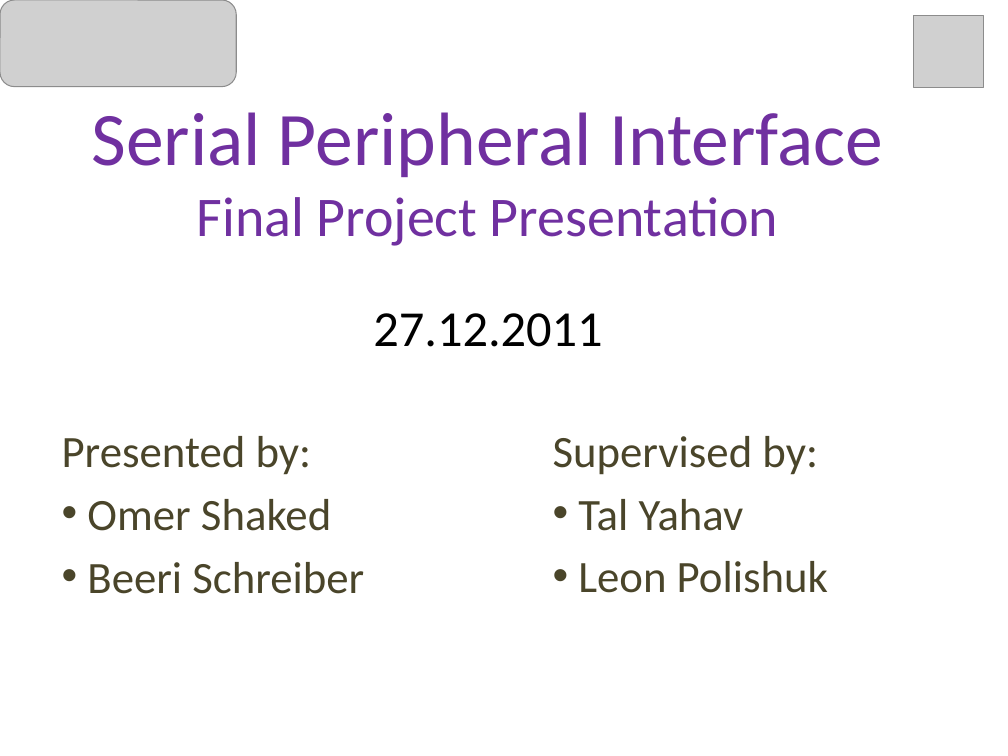
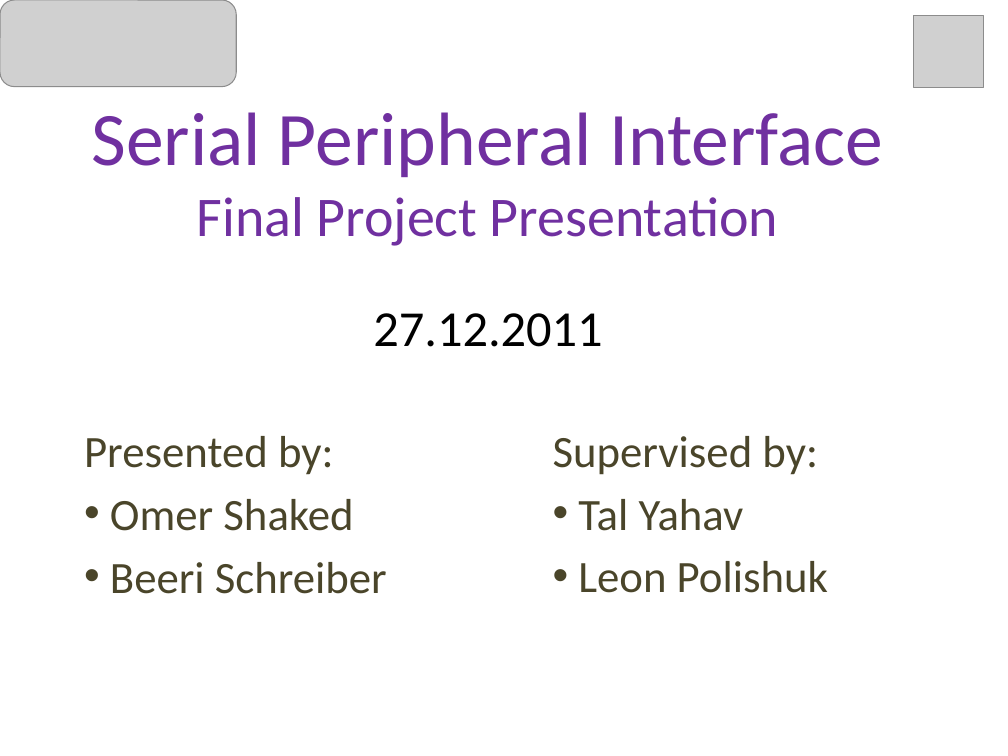
Before and after one commit to dengqingyong/vlsi-spi, a slide deck: slide 1 of Presentations/Final_Presentation/spi_final_presentation.pptx. Drawn at 1008x756 pixels with LibreOffice and Linux fonts; fonts in the diff are those of the drawing; grey boxes stand for pictures; background and template pictures are left out. Boxes give left, top, right and bottom in pixels: in the first picture for what was removed or moved away, otherwise in the second. Text is boxed around its words. In the diff, an @@ line names an element or a change of style, - is before the commit and + after.

```diff
--- a/Presentations/Final_Presentation/spi_final_presentation.pptx
+++ b/Presentations/Final_Presentation/spi_final_presentation.pptx
@@ subtitle "Presented by:": place and size @@
-subtitle "Presented by:" at bbox=[62, 436, 364, 594]
+subtitle "Presented by:" at bbox=[84, 436, 387, 594]
```
Also in this commit, not shown: 8 other slides changed.
